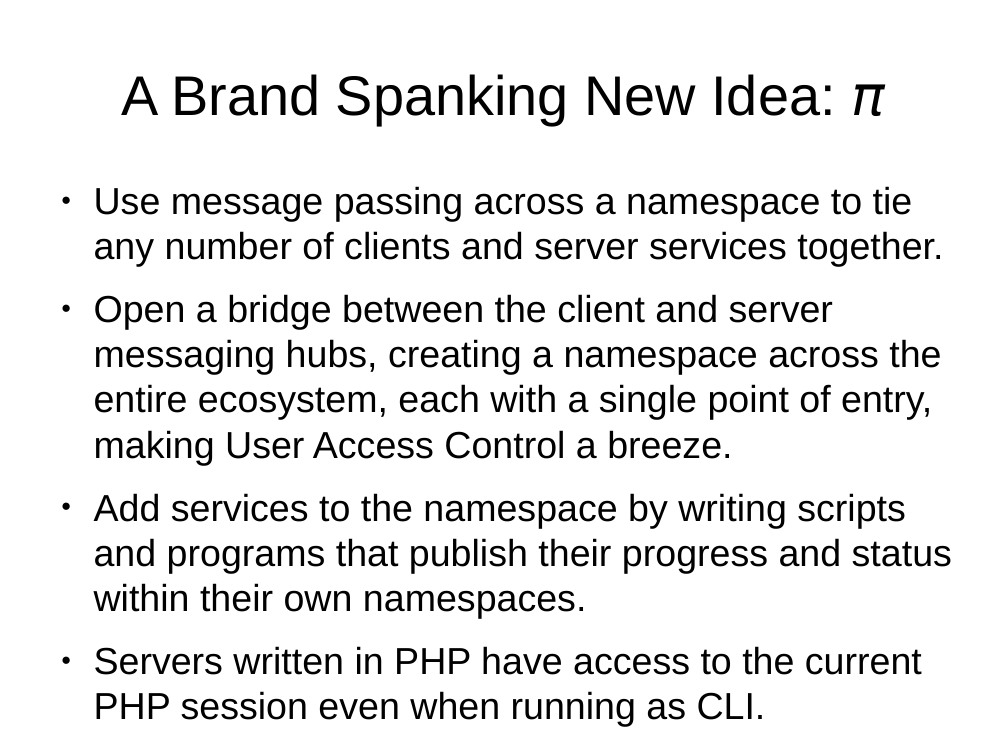
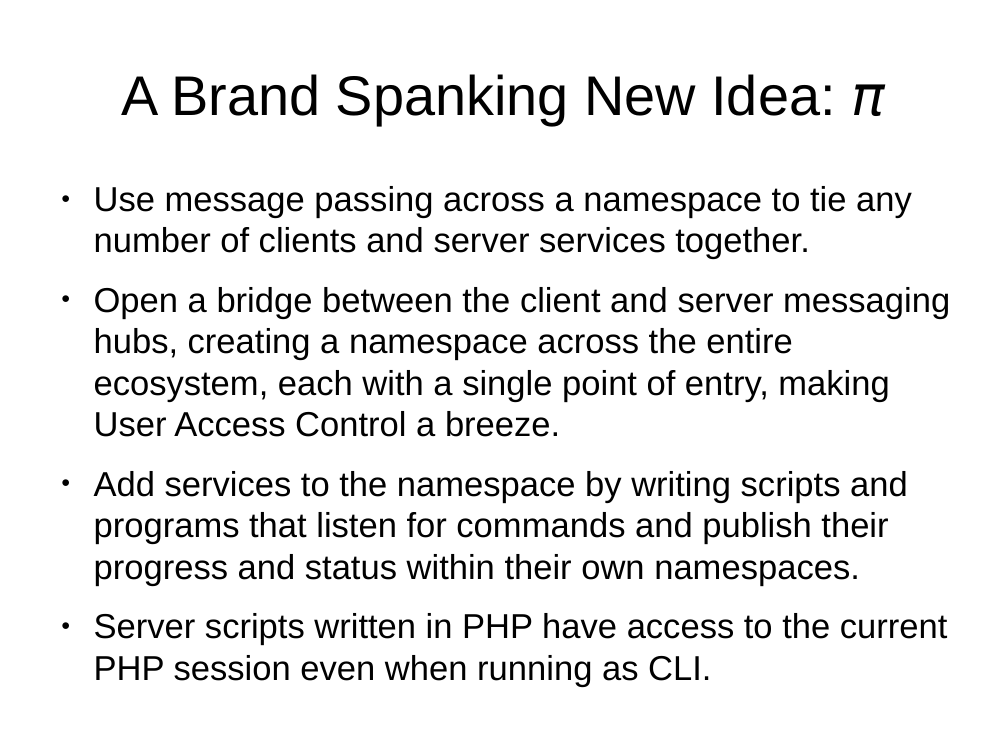
Before and after one commit to fillefrans/pi, a slide deck: slide 10 of doc/tech-presentation-sep-2013.odp (slide 8 before the commit). Drawn at 1008x756 pixels with LibreOffice and Linux fonts; fonts in the diff are those of the drawing. Boxes give left, top, right and bottom in pixels: in the first picture for what was removed or moved away, otherwise in the second. Text is boxed around its words. In the diff, an @@ line names an element or a change of style, - is before the commit and + after.

```diff
--- a/doc/tech-presentation-sep-2013.odp
+++ b/doc/tech-presentation-sep-2013.odp
@@ text at [94, 186, 950, 437]: size 29.6 to 27.2 pt in "Use message passing across a namespace to ...", "Open a bridge between the client and ..." @@
@@ text at [94, 471, 948, 687]: text changed; size 29.6 to 27.2 pt @@
-● Add services to the namespace by writing scripts and programs that publish their progress and status within their own namespaces.
-● Servers written in PHP have access to the current PHP session even when running as CLI.
+● Add services to the namespace by writing scripts and programs that listen for commands and publish their progress and status within their own namespaces.
+● Server scripts written in PHP have access to the current PHP session even when running as CLI.
```
Also in this commit, not shown: 13 other slides changed, 2 slides added, 3 slides removed, 14 other files.
